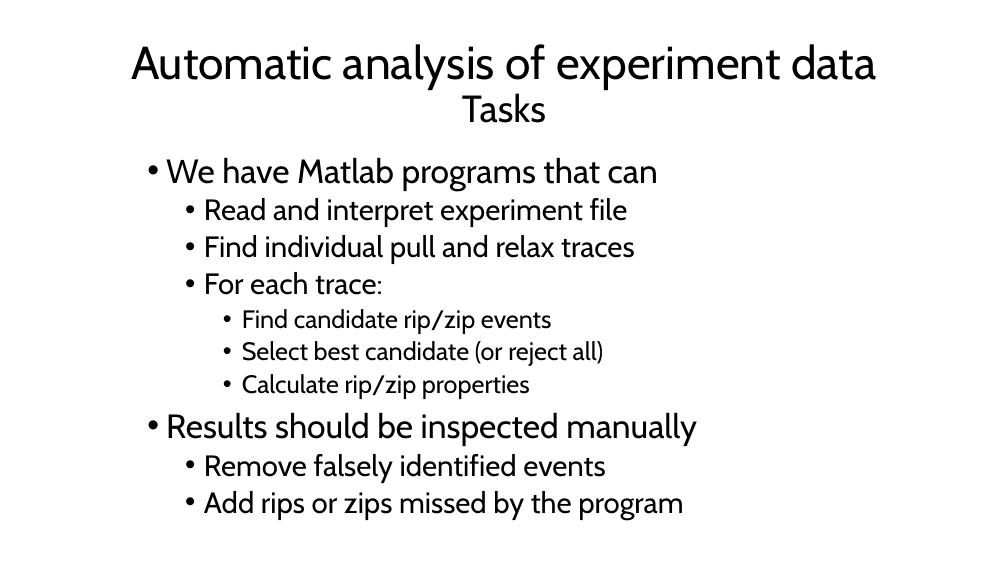
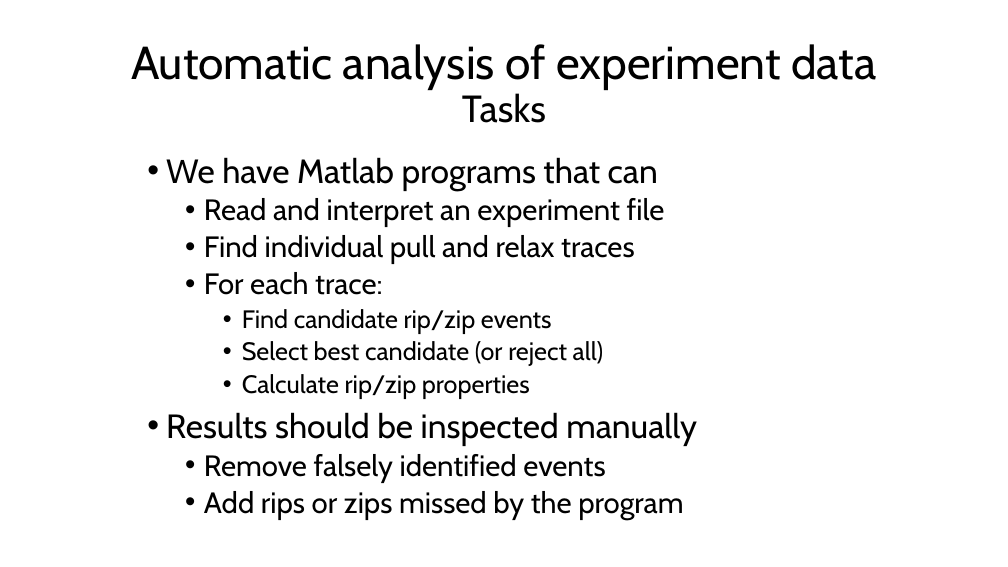
Before and after one commit to are-mj/OpticalTweezers, a slide deck: slide 5 of Summer school 2024/Analysis of protein stretching experiments.pptx. Drawn at 1008x567 pixels with LibreOffice and Linux fonts; fonts in the diff are those of the drawing. Boxes give left, top, right and bottom in pixels: in the first picture for what was removed or moved away, otherwise in the second. Text is boxed around its words. In the diff, an @@ line names an element or a change of style, - is before the commit and + after.

```diff
--- a/Summer school 2024/Analysis of protein stretching experiments.pptx
+++ b/Summer school 2024/Analysis of protein stretching experiments.pptx
@@ text at [204,198,665,227]: text changed @@
-  • Read and interpret experiment file
+  • Read and interpret an experiment file
```
Also in this commit, not shown: 2 other slides changed, 1 other file.
